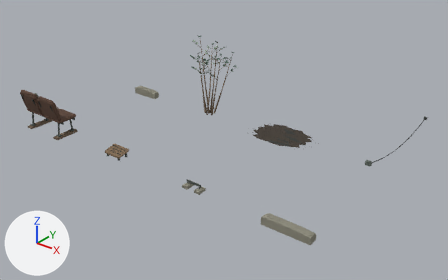
The Blender file ArtSource/City/Cobbler/CobblerYard.blend, before and after one commit.
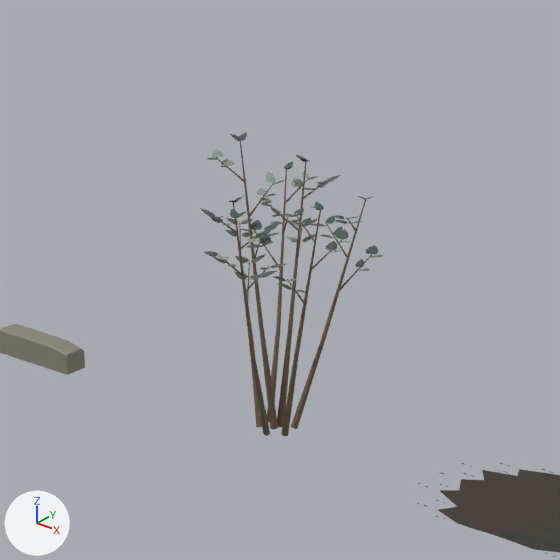
There are two pictures of each version: one whole from a 50 mm lens placed at (11.47, -7.89, 6.18), pointed at (3.18, 2.47, -0.24), one close up on the part from 30% to 64% of the width and 0% to 53% of the height. Arrows for +X, +Y and +Z are at lower left; the lights stay in place. The last two pictures show the newer version.

Before the edit, the objects in view are built like this:
```python
me_gravelapproach__paint = bpy.data.meshes.new('GravelApproach__Paint')
me_gravelapproach__paint.from_pydata(...)  # 231 vertices, 124 faces; spans x -0.89..0.89, y -0.49..0.51, z 0.0
me_gravelapproach__paint.materials.append(mat_cobbleryardpalette)
me_kerbshort__paint = bpy.data.meshes.new('KerbShort__Paint')
me_kerbshort__paint.from_pydata(...)  # 30 vertices, 26 faces; spans x -0.365..0.365, y -0.09..0.09, z -0.09..0.103
me_kerbshort__paint.materials.append(mat_cobbleryardpalette)
me_lilac__paint = bpy.data.meshes.new('Lilac__Paint')
me_lilac__paint.from_pydata(...)  # 2268 vertices, 2450 faces; spans x -0.64..0.68, y -0.71..0.72, z -0.04..1.99
me_lilac__paint.materials.append(mat_cobbleryardpalette)
ob_gravelapproach__paint = bpy.data.objects.new('GravelApproach__Paint', me_gravelapproach__paint)
ob_gravelapproach__paint.parent = ob_gravelapproach
ob_gravelapproach__paint.location = (0.0, 0.0, 0.0)
ob_kerbshort__paint = bpy.data.objects.new('KerbShort__Paint', me_kerbshort__paint)
ob_kerbshort__paint.parent = ob_kerbshort
ob_kerbshort__paint.location = (0.0, 0.0, 0.0)
ob_lilac__paint = bpy.data.objects.new('Lilac__Paint', me_lilac__paint)
ob_lilac__paint.parent = ob_lilac
ob_lilac__paint.location = (0.0, 0.0, 0.0)
```
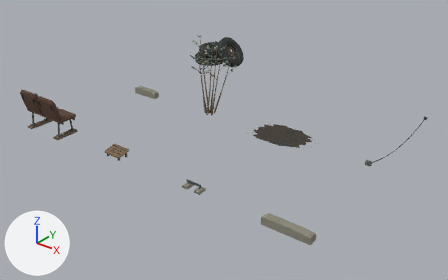
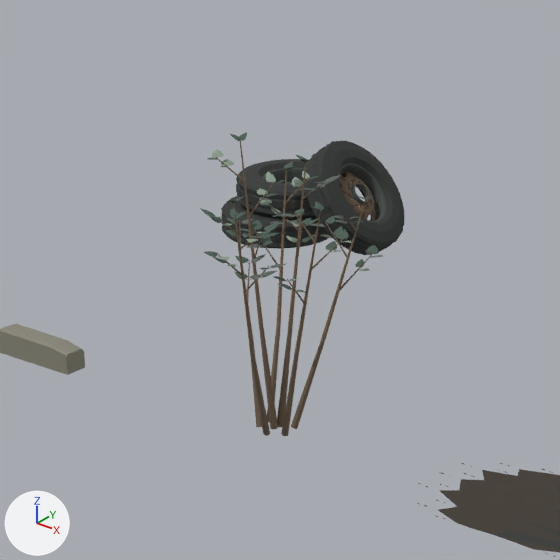
Location of each change, [x1, y1, x2, y2] in pixels of the close-ups (560 x 560 px):
'OldBusWheels__Paint', added
    after: [221, 141, 404, 255]

The change in detail:
Mesh me_oldbuswheels__paint is new.
It has 2760 vertices, 2792 faces and spans x -0.75..0.78, y -0.53..0.51, z 0.0..0.84.
It uses material mat_cobbleryardpalette.
Object 'OldBusWheels__Paint' (ob_oldbuswheels__paint) is new; it shows me_oldbuswheels__paint.
Its parent is ob_oldbuswheels.
Its location is (0.0, 0.0, 0.0).
Object 'OldBusWheels' (ob_oldbuswheels) is new.
Its parent is ob_cobbleryard.
Its location is (0.0, 6.2, 0.0).
